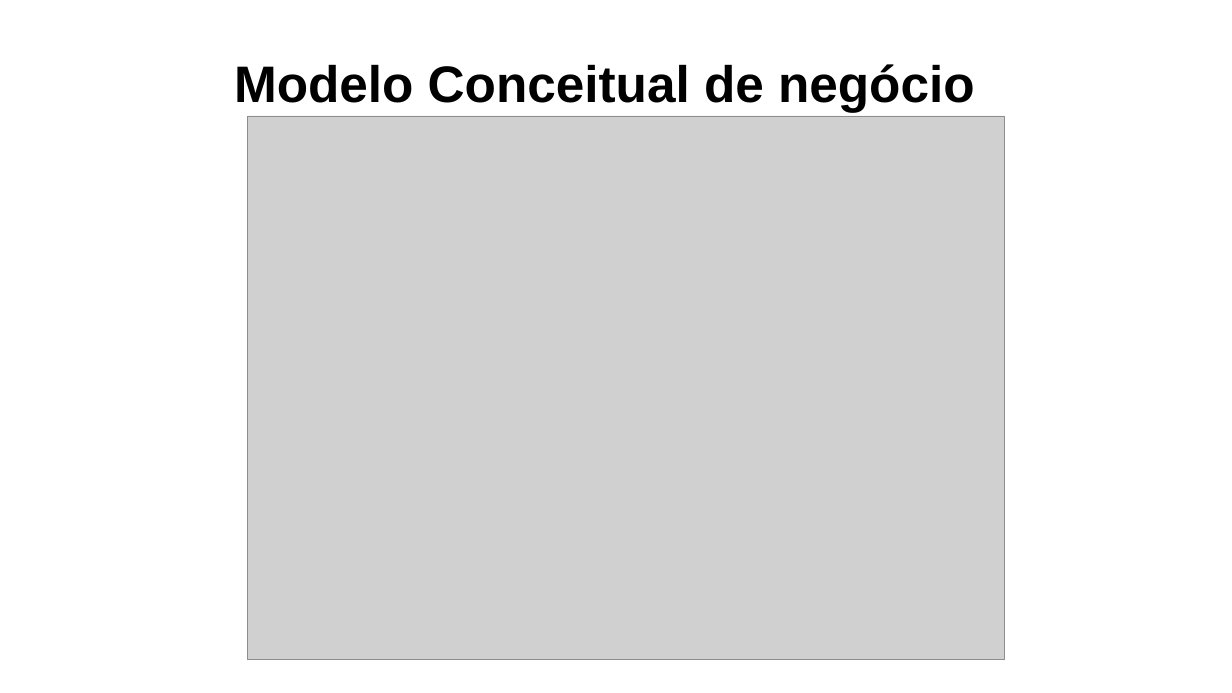
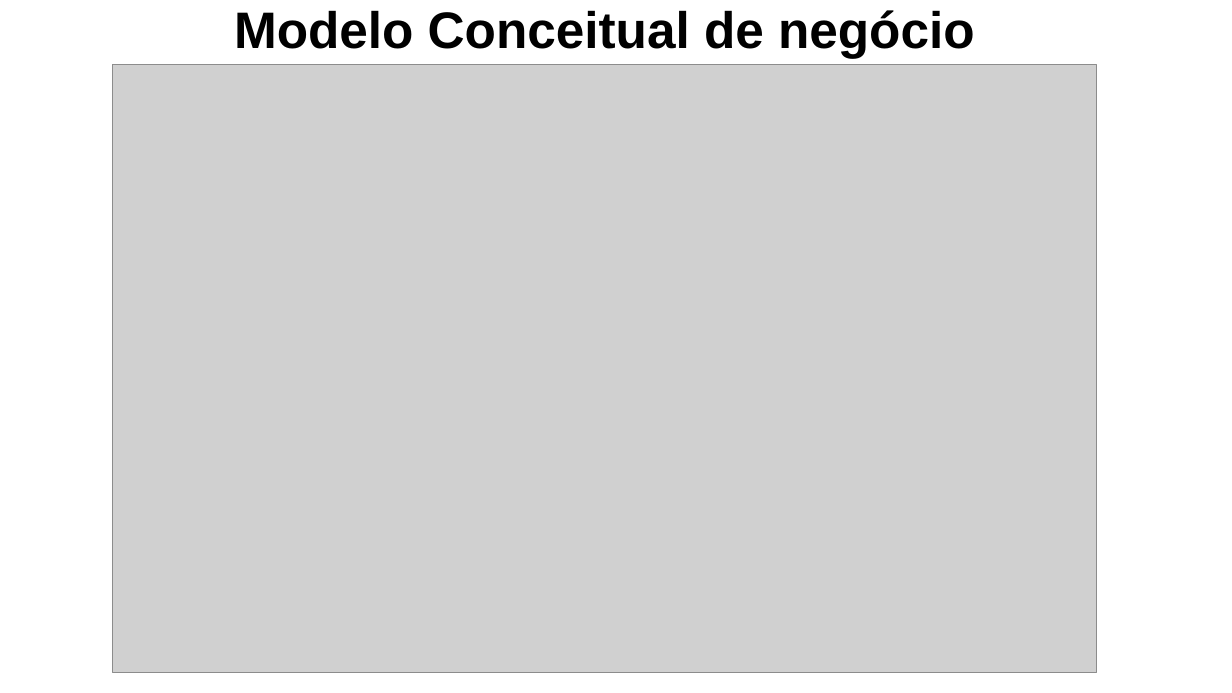
Before and after one commit to Victor-Xokito/Engenharia_de_software-TPD_Gr-fica, a slide deck: slide 1 of 20- Modelo Conceitual de Negócio.pptx. Drawn at 1232x693 pixels with LibreOffice and Linux fonts; fonts in the diff are those of the drawing; grey boxes stand for pictures. Boxes give left, top, right and bottom in pixels: in the first picture for what was removed or moved away, otherwise in the second. Text is boxed around its words. In the diff, an @@ line names an element or a change of style, - is before the commit and + after.

Commit message:
Modelo_Conceitual_v6[corrigido entidaes]

```diff
--- a/20- Modelo Conceitual de Negócio.pptx
+++ b/20- Modelo Conceitual de Negócio.pptx
@@ title "Modelo Conceitual de negócio": place and size @@
-title "Modelo Conceitual de negócio" at [234,64,975,112]
+title "Modelo Conceitual de negócio" at [234,10,975,58]
@@ picture: place and size @@
-picture at [248,116,1004,661]
+picture at [113,65,1097,673]
```
